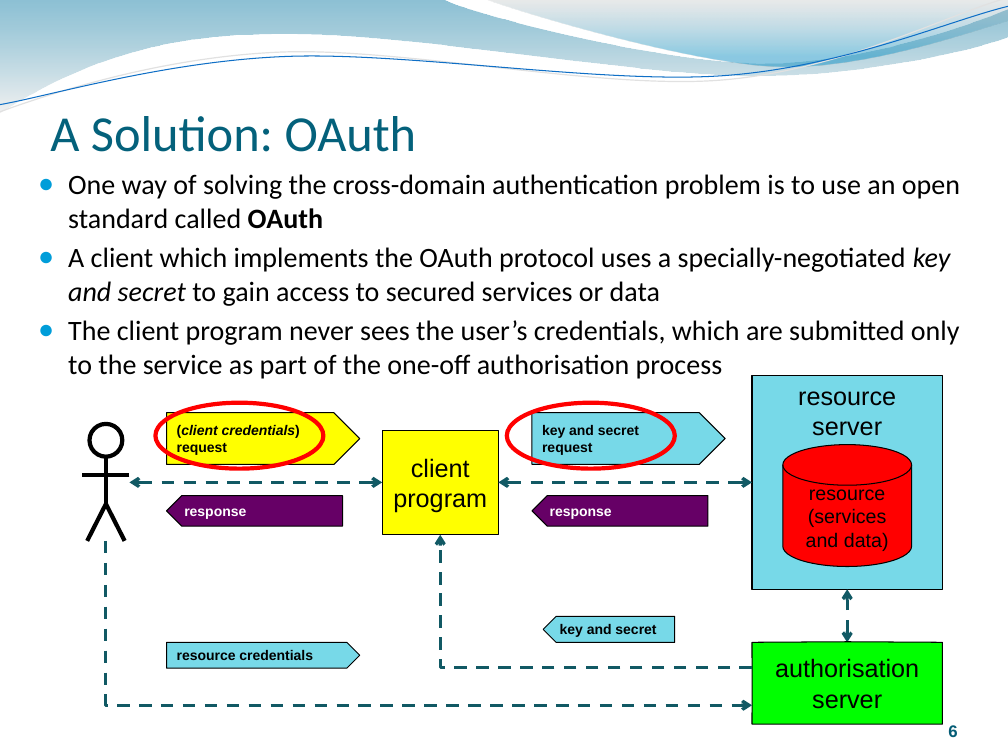
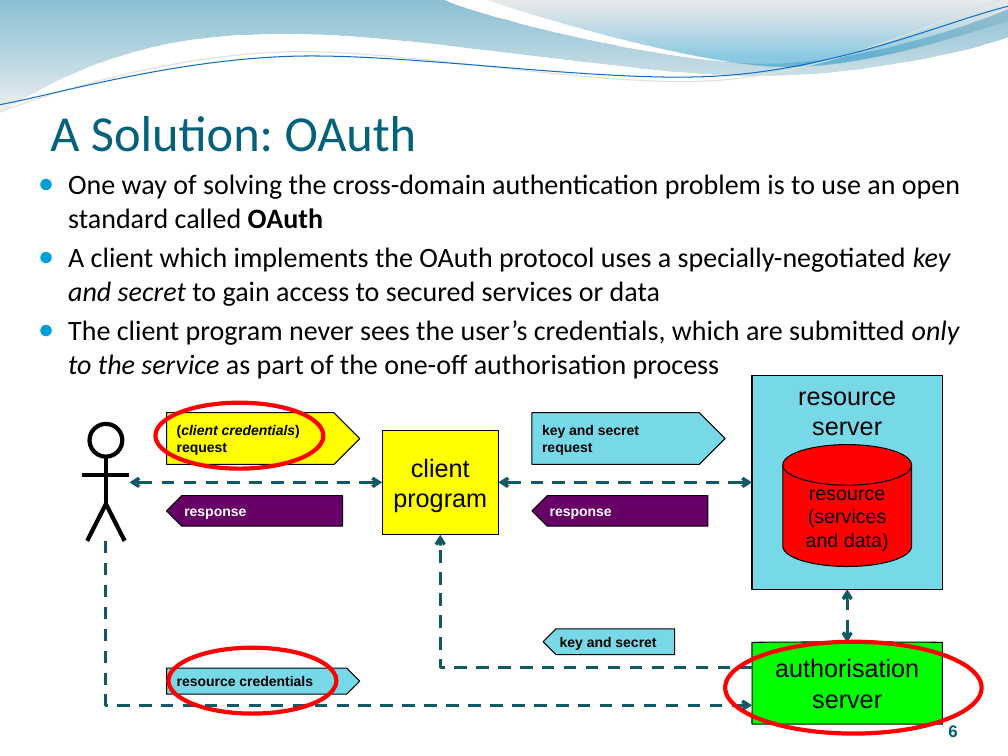
Before and after one commit to rozanski/bcs_spa14, a slide deck: slide 6 of session-materials/Oauth-Session.pptx. Drawn at 1008x756 pixels with LibreOffice and Linux fonts; fonts in the diff are those of the drawing. Boxes give left, top, right and bottom in pixels: in the first picture for what was removed or moved away, otherwise in the second. Text is boxed around its words. In the diff, an @@ line names an element or a change of style, - is before the commit and + after.

```diff
--- a/session-materials/Oauth-Session.pptx
+++ b/session-materials/Oauth-Session.pptx
@@ text at (68, 320, 960, 379): italic on in "only to the service" @@
@@ pentagon arrow "key and secret": place and size @@
-pentagon arrow "key and secret" at (543, 617, 675, 643)
+pentagon arrow "key and secret" at (543, 629, 675, 655)
@@ ellipse: place and size @@
-ellipse at (507, 403, 675, 469)
+ellipse at (168, 648, 337, 714)
@@ ellipse added at (725, 642, 981, 734), outline #FF0000 3 pt @@
@@ pentagon arrow "resource credentials": place and size @@
-pentagon arrow "resource credentials" at (166, 642, 360, 668)
+pentagon arrow "resource credentials" at (166, 668, 360, 695)
```
Also in this commit, not shown: 16 other slides changed, 3 slides added, 2 other files.
